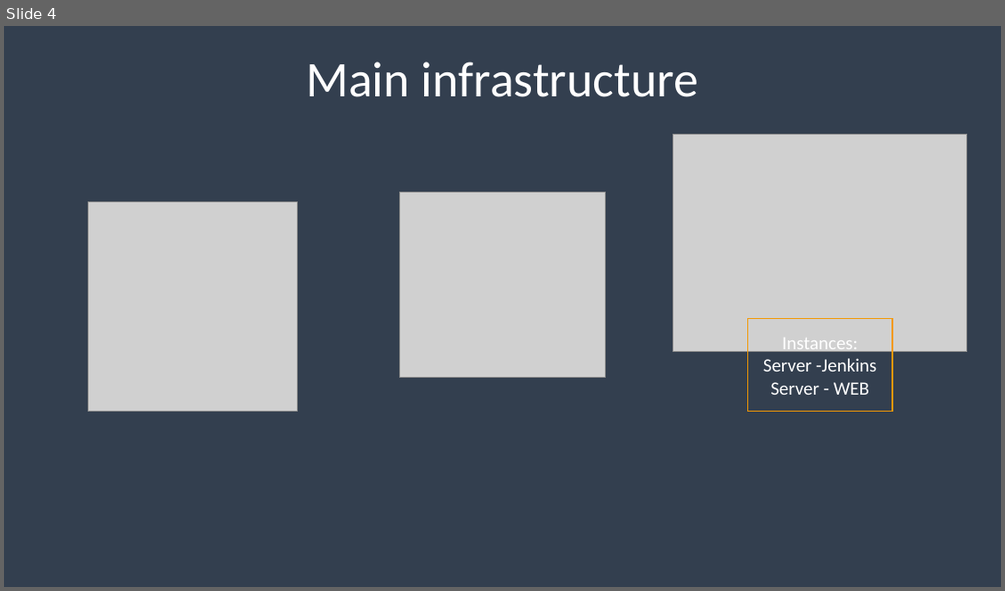
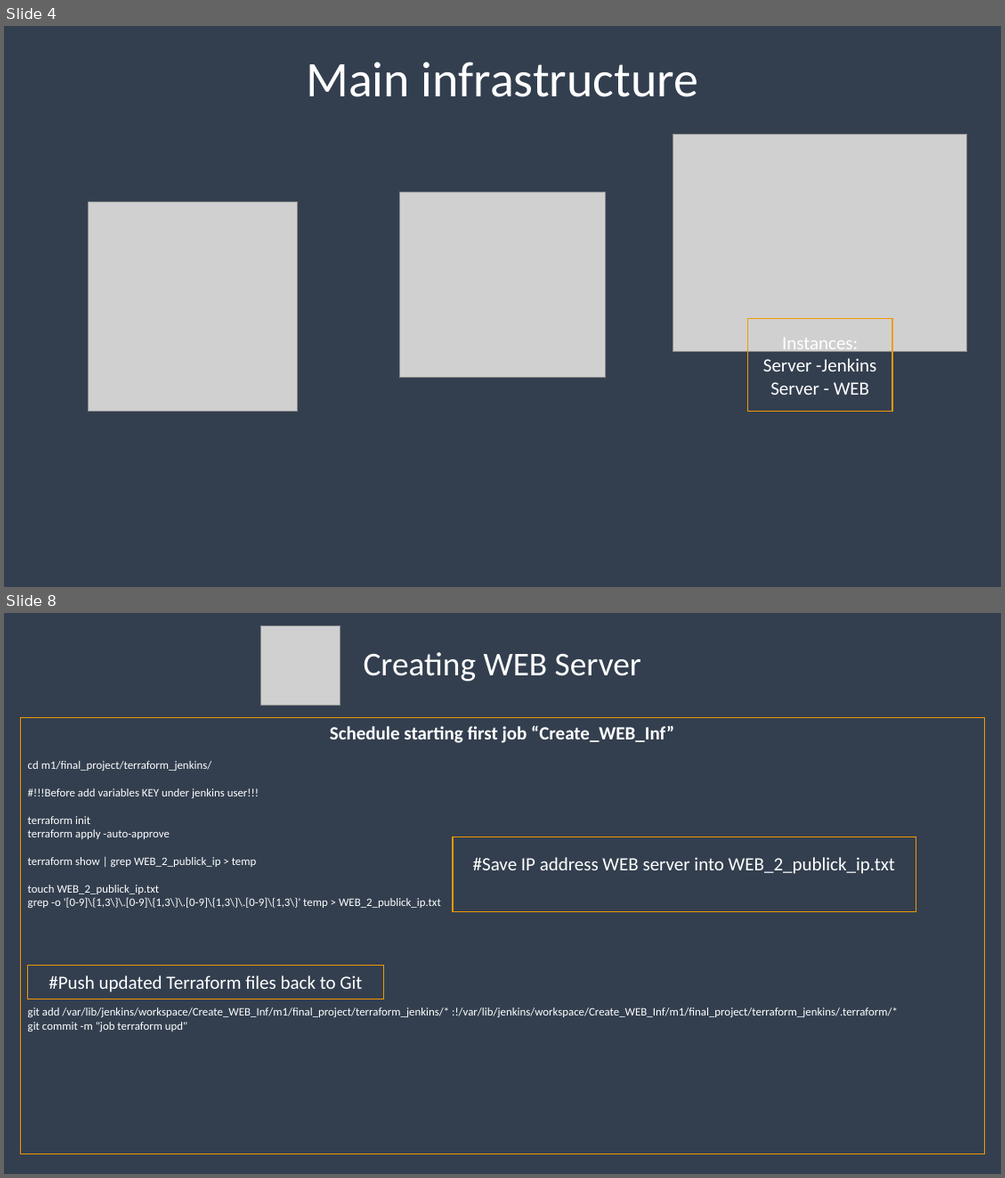
Before and after one commit to Gnoblinys/DevOps_online_Kyiv_2021Q4, a slide deck: m1/final_project/FinalProject.pptx. Shown one above the other, each under a label of ours: slide 4 before the commit, slides 4 and 8 after it; the slides between them are not shown. The pictures are 1005x591 and 1005x1178 pixels, drawn with LibreOffice and Linux fonts; fonts in the diff are those of the drawing; grey boxes stand for pictures. Boxes give left, top, right and bottom in pixels: in the first picture for what was removed or moved away, otherwise in the second. Text is boxed around its words. In the diff, an @@ line names an element or a change of style, - is before the commit and + after.

```diff
--- a/m1/final_project/FinalProject.pptx
+++ b/m1/final_project/FinalProject.pptx
@@ slide 8 added at box(4, 613, 1001, 1174), background #333F50 @@
@@ picture added at box(261, 625, 340, 705) @@
@@ text added at box(364, 652, 641, 682), 32 pt, text #FFFFFF @@
+Creating WEB Server
@@ rectangle added at box(20, 718, 985, 1153), outline #F39803 1 pt, 11 pt, text #FFFFFF @@
+Schedule starting first job “Create_WEB_Inf”
+cd m1/final_project/terraform_jenkins/
+#!!!Before add variables KEY under jenkins user!!!
+terraform init
+terraform apply -auto-approve
+terraform show | grep WEB_2_publick_ip > temp
+touch WEB_2_publick_ip.txt
+grep -o '[0-9]\{1,3\}\.[0-9]\{1,3\}\.[0-9]\{1,3\}\.[0-9]\{1,3\}' temp > WEB_2_publick_ip.txt
+git add /var/lib/jenkins/workspace/Create_WEB_Inf/m1/final_project/terraform_jenkins/* :!/var/lib/jenkins/workspace/Create_WEB_Inf/m1/final_project/terraform_jenkins/.terraform/*
+git commit -m "job terraform upd"
@@ rectangle added at box(453, 837, 915, 912), outline #F39803 1 pt, 18 pt, text #FFFFFF @@
+#Save IP address WEB server into WEB_2_publick_ip.txt
@@ rectangle added at box(27, 965, 384, 999), outline #F39803 1 pt, 18 pt, text #FFFFFF @@
+#Push updated Terraform files back to Git
```
Also in this commit, not shown: 5 slides changed, 1 slide removed, 1 other file.
